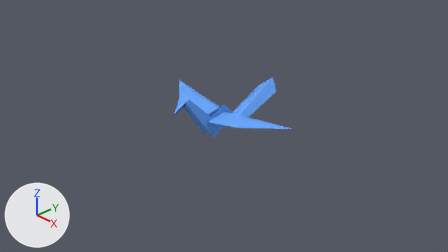
One commit to the Blender file blender/crane.blend: the scene before it, then after it.
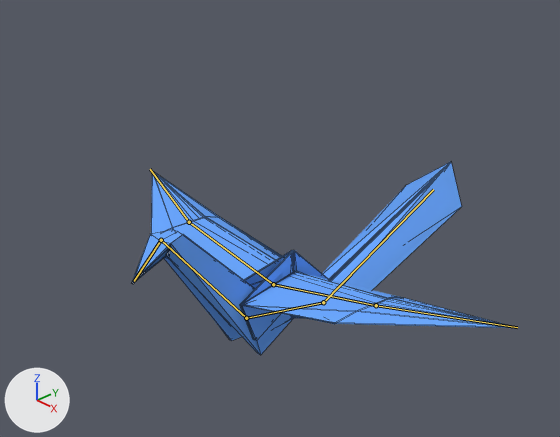
Old and new are each drawn from the file's camera 'Camera' and again close up on the part from 29% to 69% of the width and 11% to 65% of the height. The axes (+X, +Y, +Z) are drawn at lower left. The lights are the same throughout. The bones that bend it are drawn over the model as lines in the close-ups. The close-ups show mesh edges as thin lines.

In view in the first close-up: 'crane'.
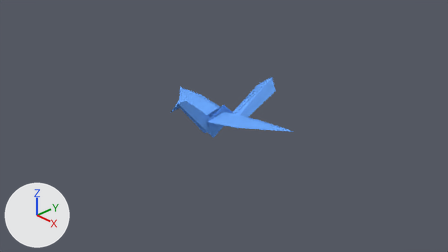
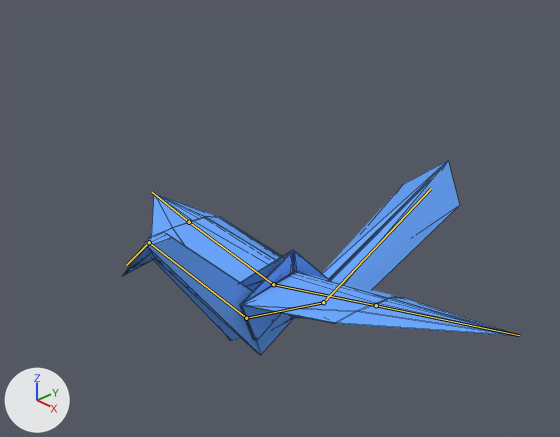
The newer file adds an action. The first version stands in its rest pose; the second is drawn at frame 37 of the action 'drift_cycle'.

What differs and where, as boxes (x1, y1, x2, y2) in the close-ups (560 x 437 px):
'crane', posed
    before: (131, 162, 516, 355)
    after: (123, 161, 518, 355)
bone 'neck', root to tip
    before: (246, 318) to (161, 240)
    after: (246, 318) to (149, 242)
bone 'head', root to tip
    before: (161, 240) to (134, 281)
    after: (149, 242) to (126, 265)
bone 'wingtip_l', root to tip
    before: (376, 305) to (517, 327)
    after: (376, 305) to (519, 335)
bone 'wingtip_r', root to tip
    before: (189, 222) to (150, 169)
    after: (189, 222) to (152, 192)
bone 'tail', root to tip
    before: (323, 302) to (433, 189)
    after: (323, 302) to (431, 188)

What the commit changed:
Bone 'neck' (bone_neck) turns from (0, 0, 0) to (3, -4, 4) degrees about its own x, y and z.
Bone 'head' (bone_head) turns from (0, 0, 0) to (35, 45, 75) degrees about its own x, y and z.
Bone 'wingtip_l' (bone_wingtip_l) turns from (0, 0, 0) to (-3, 0, -5) degrees about its own x, y and z.
Bone 'wingtip_r' (bone_wingtip_r) turns from (0, 0, 0) to (0, -5, 11) degrees about its own x, y and z.
Bone 'tail' (bone_tail) turns from (0, 0, 0) to (0, 1, 1) degrees about its own x, y and z.
